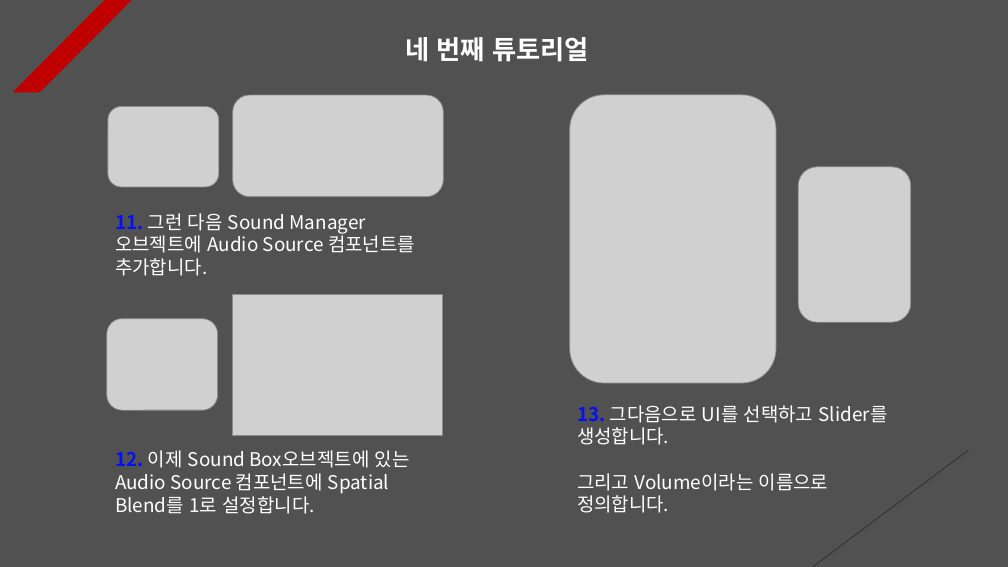
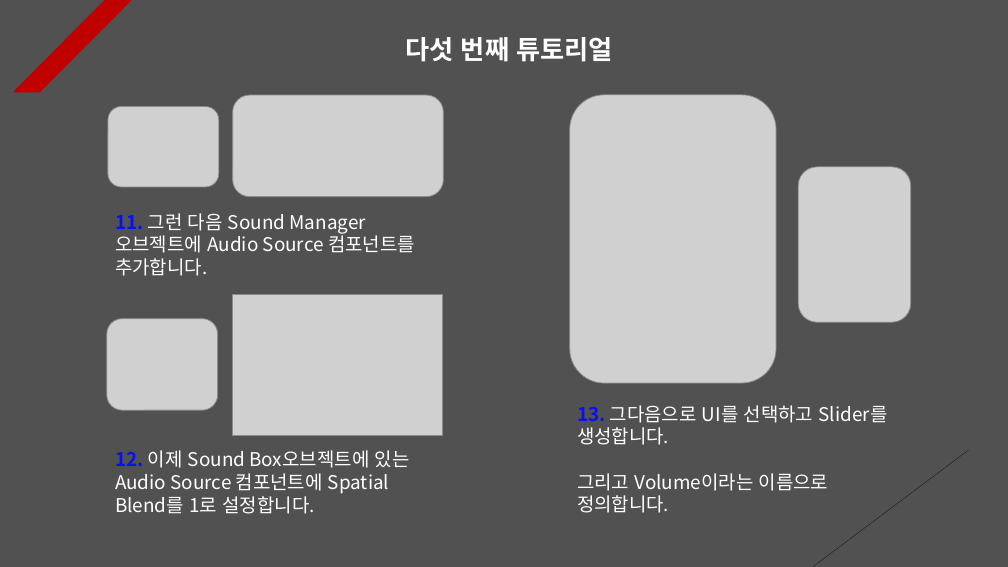
Before and after one commit to Unity2033/3D-UnityEngine, a slide deck: slide 6 of Assets/Class/Sound/PPT Data/Sound Example.pptx (slide 5 before the commit). Drawn at 1008x567 pixels with LibreOffice and Linux fonts; fonts in the diff are those of the drawing; grey boxes stand for pictures. Boxes give left, top, right and bottom in pixels: in the first picture for what was removed or moved away, otherwise in the second. Text is boxed around its words. In the diff, an @@ line names an element or a change of style, - is before the commit and + after.

```diff
--- a/Assets/Class/Sound/PPT Data/Sound Example.pptx
+++ b/Assets/Class/Sound/PPT Data/Sound Example.pptx
@@ text at (405,37,612,62): text changed @@
-네 번째 튜토리얼
+다섯 번째 튜토리얼
```
Also in this commit, not shown: 9 other slides changed, 1 slide added, 13 other files.
